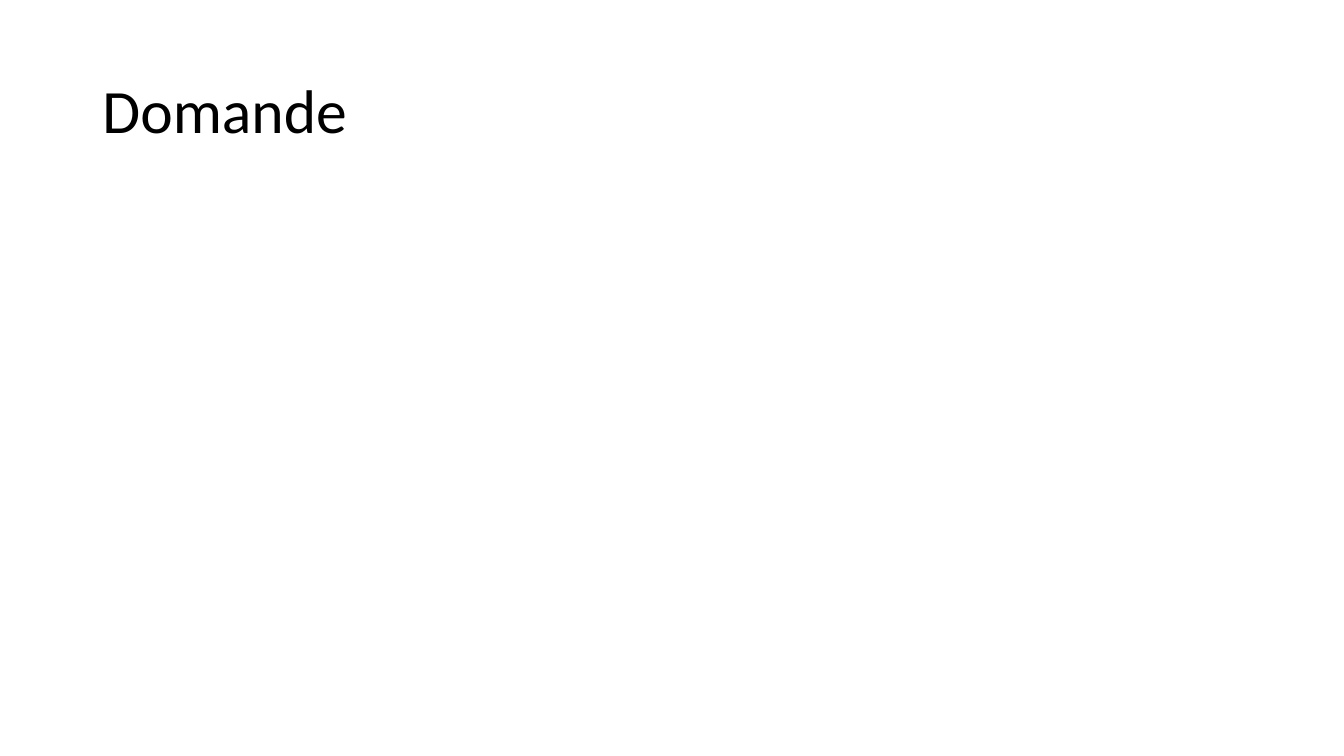
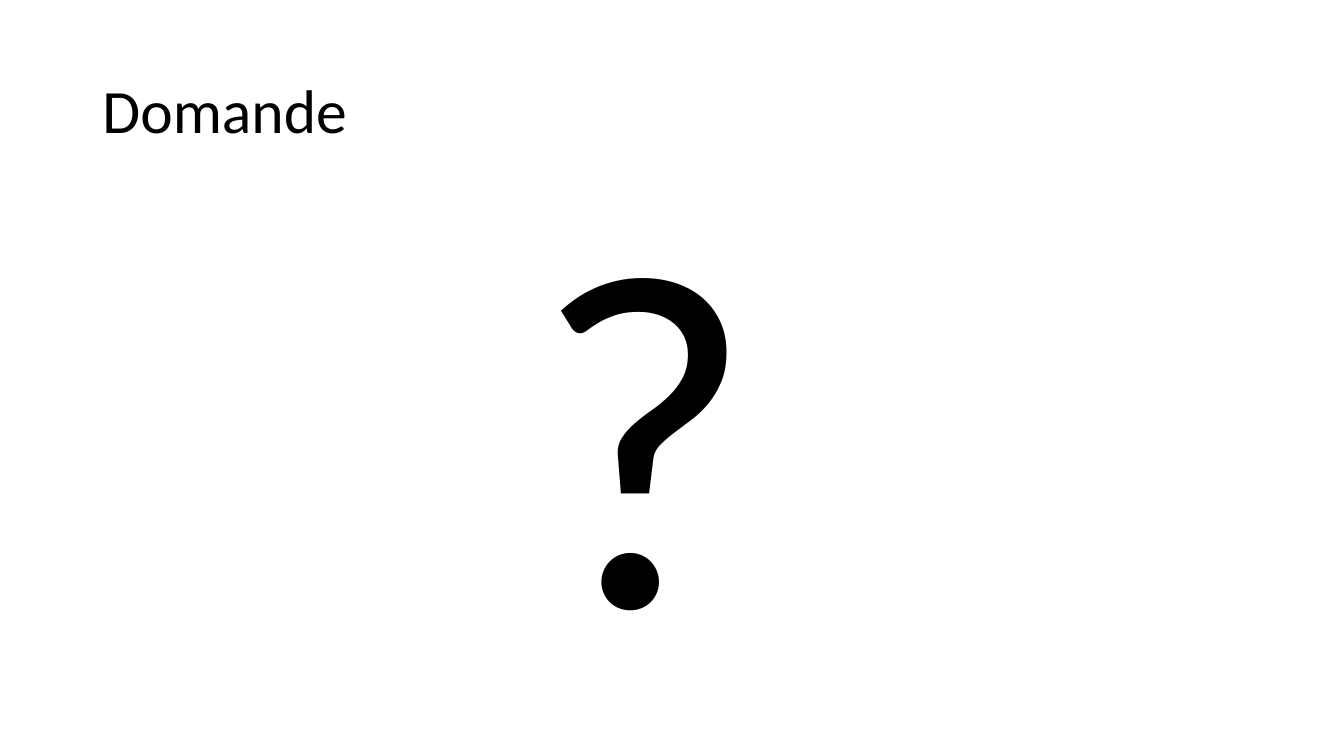
Before and after one commit to Colugnat/ProgettoNuget, a slide deck: slide 8 of Presentazione/PresentazioneNuget.pptx (slide 9 before the commit). Drawn at 1344x756 pixels with LibreOffice and Linux fonts; fonts in the diff are those of the drawing. Boxes give left, top, right and bottom in pixels: in the first picture for what was removed or moved away, otherwise in the second. Text is boxed around its words. In the diff, an @@ line names an element or a change of style, - is before the commit and + after.

```diff
--- a/Presentazione/PresentazioneNuget.pptx
+++ b/Presentazione/PresentazioneNuget.pptx
@@ text added at (x1=523, y1=187, x2=822, y2=579), 344 pt, text #000000 @@
+?
```
Also in this commit, not shown: 1 other slide changed, 1 other file.
